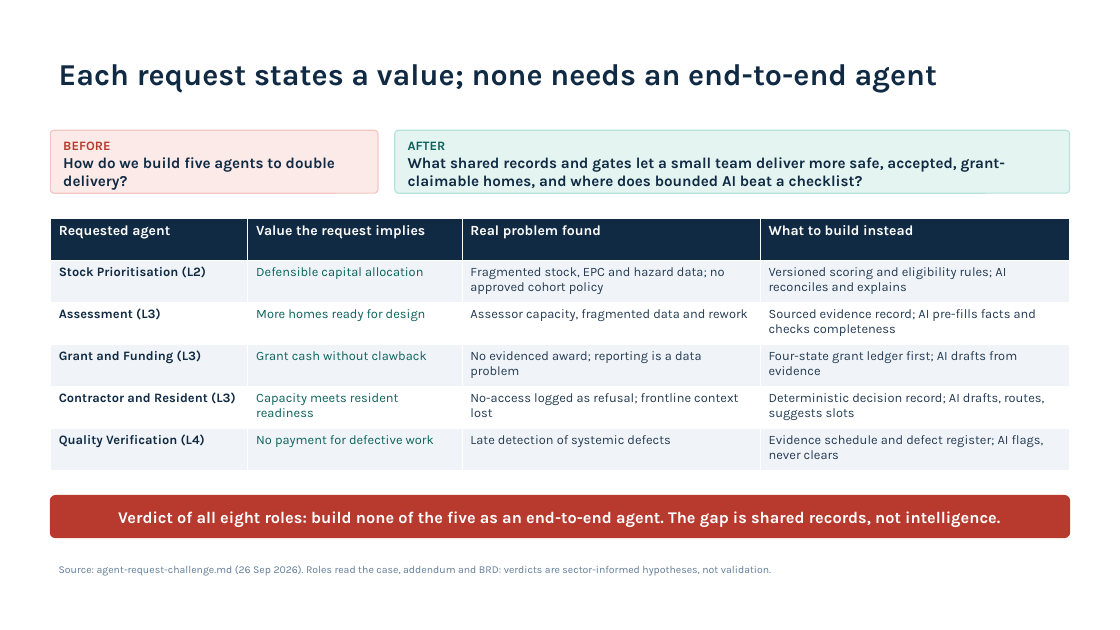
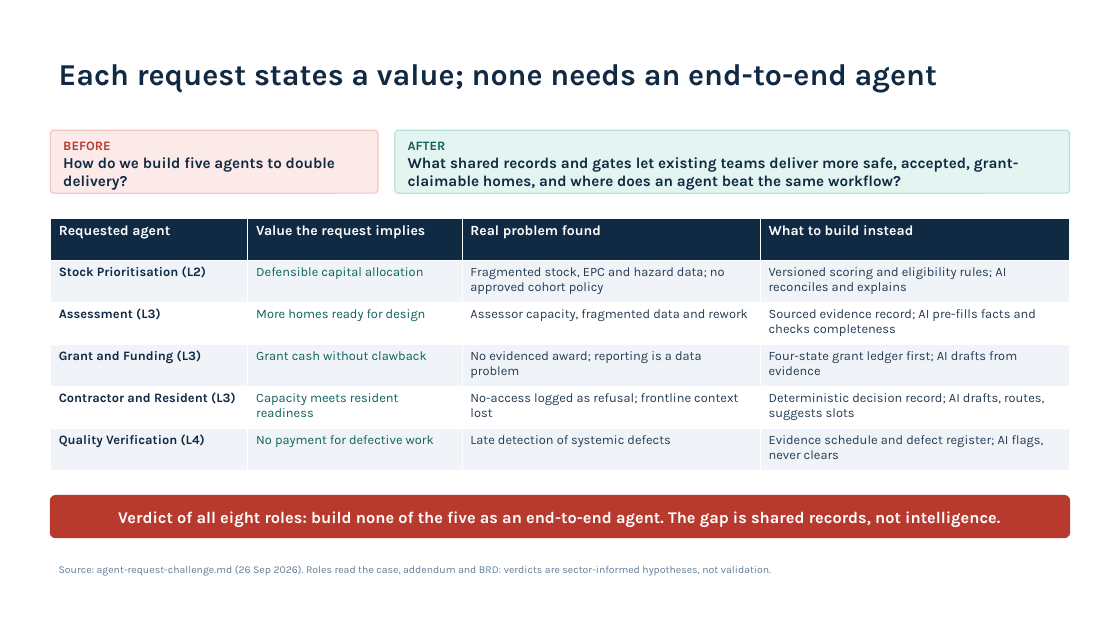
Before and after one commit to jmservera/ama, a slide deck: slide 7 of .copilot-tracking/ppt/2026-09-26/ama-mentor-progress-review/slide-deck/ama-mentor-progress-review.pptx. Drawn at 1120x630 pixels with LibreOffice and Linux fonts; fonts in the diff are those of the drawing. Boxes give left, top, right and bottom in pixels: in the first picture for what was removed or moved away, otherwise in the second. Text is boxed around its words. In the diff, an @@ line names an element or a change of style, - is before the commit and + after.

```diff
--- a/.copilot-tracking/ppt/2026-09-26/ama-mentor-progress-review/slide-deck/ama-mentor-progress-review.pptx
+++ b/.copilot-tracking/ppt/2026-09-26/ama-mentor-progress-review/slide-deck/ama-mentor-progress-review.pptx
@@ text in rounded rectangle at [408, 157, 1019, 190]: text changed @@
-What shared records and gates let a small team deliver more safe, accepted, grant-claimable homes, and where does bounded AI beat a checklist?
+What shared records and gates let existing teams deliver more safe, accepted, grant-claimable homes, and where does an agent beat the same workflow?
```
Also in this commit, not shown: 6 other slides changed, 1 slide added, 35 other files.
